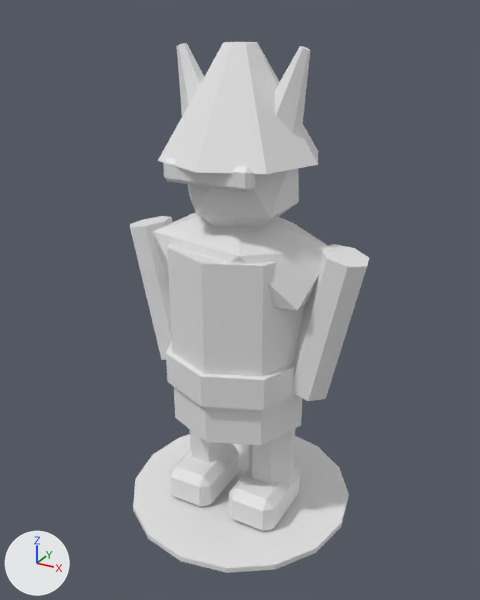
The Blender file ArtSource/Blender/Regenerator.blend: old version first, new version second.
Rendered twice from a 50 mm lens placed at (1.25, -2.27, 2.16), pointed at (0.0, -0.01, 1.02). Every picture has the same lights, and +X, +Y and +Z are marked at lower left. The first picture is the older version.

The first picture shows 'Arm', 'Arm.001', 'Belt', 'BlobShadow', 'Body', 'Boot', 'Boot.001', 'Head', 'Helmet', 'Leg.001', 'Shoulders', 'VineHorn', 'VineHorn.001' and 2 more.
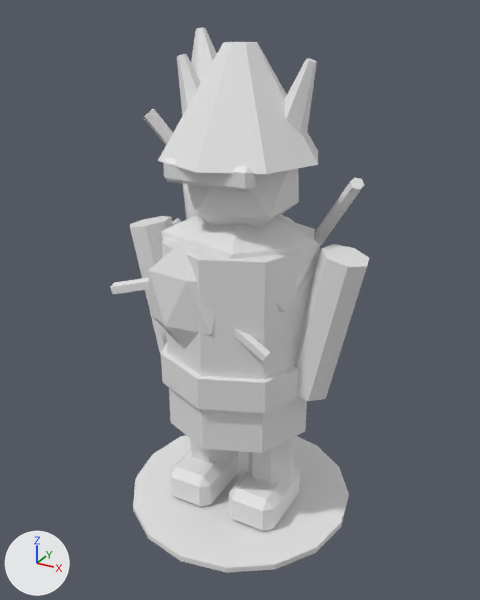
The newer file is also rescaled (x0.944), turned or shifted as a whole; pictures and numbers use the older file's frame.

What changed in the scene script:
```text
Change me_body_mesh:
    remove me_body_mesh.from_pydata(...)  # 16 vertices, 10 faces; spans x -0.302..0.302, y -0.302..0.302, z -0.4..0.4
    add me_body_mesh.from_pydata(...)  # 16 vertices, 10 faces; spans x -0.324..0.324, y -0.324..0.324, z -0.421..0.421
    me_body_mesh part 1: 16 of 16 vertices moved; they spanned x -0.302..0.302, y -0.302..0.302, z -0.4..0.4 and now span x -0.324..0.324, y -0.324..0.324, z -0.421..0.421; mean shift (0.0, 0.0, 0.0)
Change me_belt_mesh:
    remove me_belt_mesh.from_pydata(...)  # 16 vertices, 10 faces; spans x -0.329..0.329, y -0.329..0.329, z -0.07..0.07
    add me_belt_mesh.from_pydata(...)  # 16 vertices, 10 faces; spans x -0.351..0.351, y -0.351..0.351, z -0.07..0.07
    me_belt_mesh part 2: 16 of 16 vertices moved; they spanned x -0.329..0.329, y -0.329..0.329, z -0.07..0.07 and now span x -0.351..0.351, y -0.351..0.351, z -0.07..0.07; mean shift (0.0, 0.0, 0.0)
Change me_shoulders_mesh:
    remove me_shoulders_mesh.from_pydata(...)  # 12 vertices, 20 faces; spans x -0.406..0.406, y -0.239..0.239, z -0.238..0.238
    add me_shoulders_mesh.from_pydata(...)  # 12 vertices, 20 faces; spans x -0.348..0.348, y -0.257..0.257, z -0.259..0.259
    me_shoulders_mesh part 3: the whole mesh is scaled about its middle by (0.857, 1.08, 1.09)
Change me_vinehorn_mesh:
    used by ob_vinehorn; location = (-0.2, 0.0, 1.858); rotation_euler = (0.0, -0.314, 0.0), in degrees (0, -18, 0)
    remove me_vinehorn_mesh.from_pydata(...)  # 12 vertices, 8 faces; spans x -0.087..0.087, y -0.1..0.1, z -0.18..0.18
    add me_vinehorn_mesh.from_pydata(...)  # 12 vertices, 8 faces; spans x -0.108..0.051, y -0.07..0.113, z -0.22..0.147
    me_vinehorn_mesh part 4: 12 of 12 vertices moved; they spanned x -0.087..0.087, y -0.1..0.1, z -0.18..0.18 and now span x -0.108..0.051, y -0.07..0.113, z -0.22..0.147; mean shift (-0.029, 0.022, -0.036)
Change me_vinehorn_mesh_001:
    used by ob_vinehorn_001; location = (0.2, 0.0, 1.858); rotation_euler = (0.0, 0.314, 0.0), in degrees (0, 18, 0)
    remove me_vinehorn_mesh_001.from_pydata(...)  # 12 vertices, 8 faces; spans x -0.087..0.087, y -0.1..0.1, z -0.18..0.18
    add me_vinehorn_mesh_001.from_pydata(...)  # 12 vertices, 8 faces; spans x -0.051..0.108, y -0.07..0.113, z -0.22..0.147
    me_vinehorn_mesh_001 part 5: 12 of 12 vertices moved; they spanned x -0.087..0.087, y -0.1..0.1, z -0.18..0.18 and now span x -0.051..0.108, y -0.07..0.113, z -0.22..0.147; mean shift (0.029, 0.022, -0.036)
Add ob_backtendril_1:
    ob_backtendril_1 = bpy.data.objects.new('BackTendril_1', me_backtendril_1_mesh)  # a 6-sided cylinder along z spanning x -0.031..0.031, y -0.036..0.036, z -0.275..0.275; in mat_dc_dark (white #e7e7e7)
    ob_backtendril_1.location = (0.281, 0.216, 1.318)
    ob_backtendril_1.rotation_euler = (0.314, 0.593, 0.0)  # degrees (18, 34, 0)
    ob_backtendril_1.scale = (0.762, 1.06, 1.06)
Add ob_backtendril_0:
    ob_backtendril_0 = bpy.data.objects.new('BackTendril_0', me_backtendril_1_mesh.copy())
    ob_backtendril_0.location = (-0.367, 0.216, 1.512)
    ob_backtendril_0.rotation_euler = (0.314, -0.593, 0.0)  # degrees (18, -34, 0)
    ob_backtendril_0.scale = (0.762, 1.06, 1.06)
Add ob_backtotemtip:
    ob_backtotemtip = bpy.data.objects.new('BackTotemTip', me_backtotemtip_mesh)  # a 6-sided cut cone along z (radius 0.122 at the low end, 0.021 at the high end) spanning x -0.106..0.106, y -0.122..0.122, z -0.173..0.173; in mat_dc_forest (white #e7e7e7)
    ob_backtotemtip.location = (-0.346, 0.324, 1.901)
    ob_backtotemtip.rotation_euler = (-0.209, -0.279, 0.0)  # degrees (-12, -16, 0)
    ob_backtotemtip.scale = (1.06, 1.06, 1.06)
Add ob_backtotempod:
    ob_backtotempod = bpy.data.objects.new('BackTotemPod', me_backtotempod_mesh)  # an icosphere of 20 faces spanning x -0.182..0.182, y -0.156..0.156, z -0.428..0.428; in mat_dc_forest (white #e7e7e7)
    ob_backtotempod.location = (-0.259, 0.302, 1.318)
    ob_backtotempod.scale = (1.06, 1.06, 1.06)
Add ob_coreribb:
    ob_coreribb = bpy.data.objects.new('CoreRibB', me_coreribb_mesh)  # a 5-sided cylinder along z spanning x -0.021..0.021, y -0.018..0.022, z -0.163..0.163; in mat_dc_forest (white #e7e7e7)
    ob_coreribb.location = (0.108, -0.254, 1.026)
    ob_coreribb.rotation_euler = (0.0, -1.012, 0.0)  # degrees (0, -58, 0)
    ob_coreribb.scale = (1.06, 1.06, 1.06)
Add ob_coreriba:
    ob_coreriba = bpy.data.objects.new('CoreRibA', me_coreriba_mesh)  # a 5-sided cylinder along z spanning x -0.024..0.024, y -0.021..0.026, z -0.194..0.194; in mat_dc_forest (white #e7e7e7)
    ob_coreriba.location = (-0.27, -0.254, 1.134)
    ob_coreriba.rotation_euler = (0.0, 1.257, 0.0)  # degrees (0, 72, 0)
    ob_coreriba.scale = (1.06, 1.06, 1.06)
Add ob_coreorb:
    ob_coreorb = bpy.data.objects.new('CoreOrb', me_coreorb_mesh)  # an icosphere of 20 faces spanning x -0.164..0.164, y -0.061..0.061, z -0.224..0.224; in mat_dc_forest (white #e7e7e7)
    ob_coreorb.location = (-0.097, -0.275, 1.112)
    ob_coreorb.scale = (1.06, 1.06, 1.06)
```

Boxes (x1, y1, x2, y2) around the edits, measured in the pictures (480 x 600 px):
'Body', reshaped (10% wider, 14% taller)
    before: (167, 244, 306, 445)
    after: (162, 223, 315, 453)
'Shoulders', rescaled
    before: (153, 213, 334, 310)
    after: (161, 215, 320, 312)
'Belt', reshaped (6% wider)
    before: (166, 341, 296, 410)
    after: (161, 341, 299, 413)
'CoreOrb', added
    after: (148, 241, 215, 349)
'VineHorn.001', reshaped
    before: (274, 46, 310, 133)
    after: (284, 58, 317, 137)
'VineHorn', reshaped
    before: (177, 43, 204, 116)
    after: (177, 54, 201, 116)
'BackTendril_1', added
    after: (314, 177, 364, 246)
'BackTotemTip', added
    after: (191, 27, 217, 83)
'BackTendril_0', added
    after: (143, 109, 173, 145)
'CoreRibA', added
    after: (110, 277, 149, 294)
'CoreRibB', added
    after: (234, 328, 271, 361)
'BackTotemPod', added (mostly hidden)
    after: (183, 183, 197, 220)
